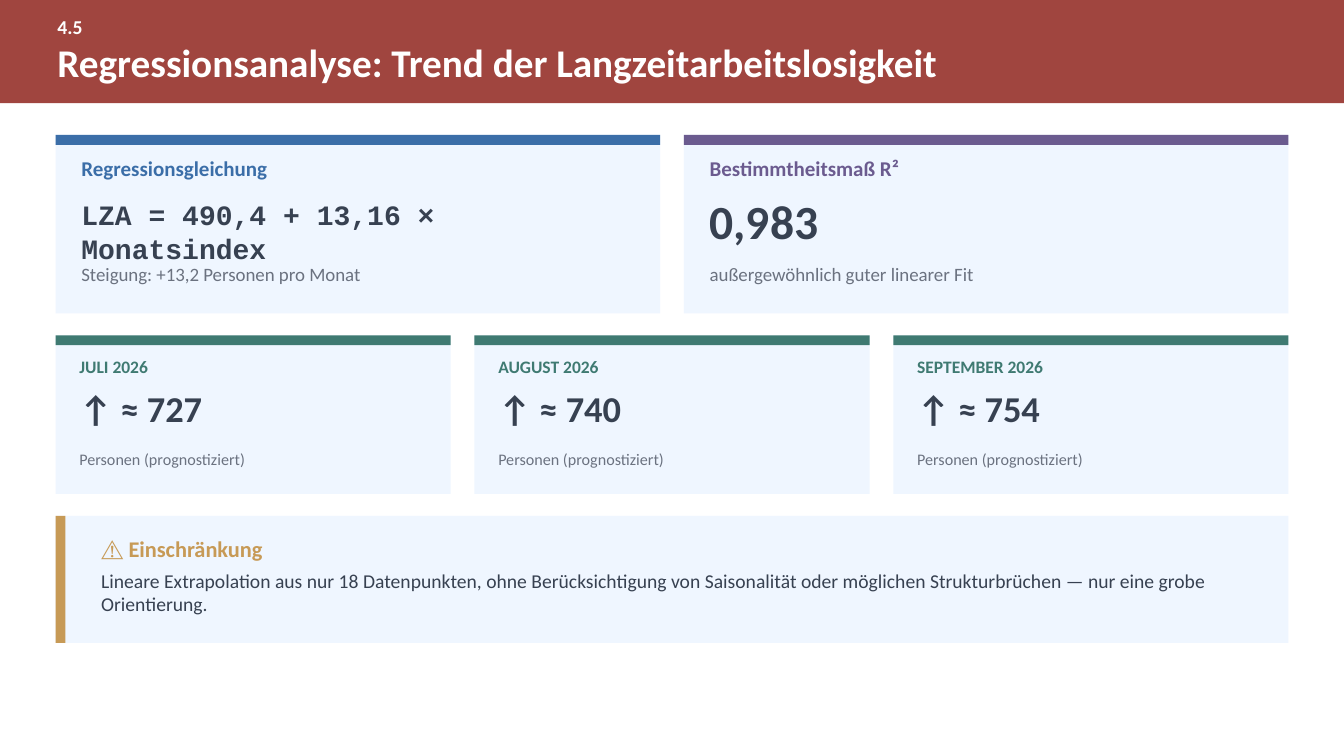
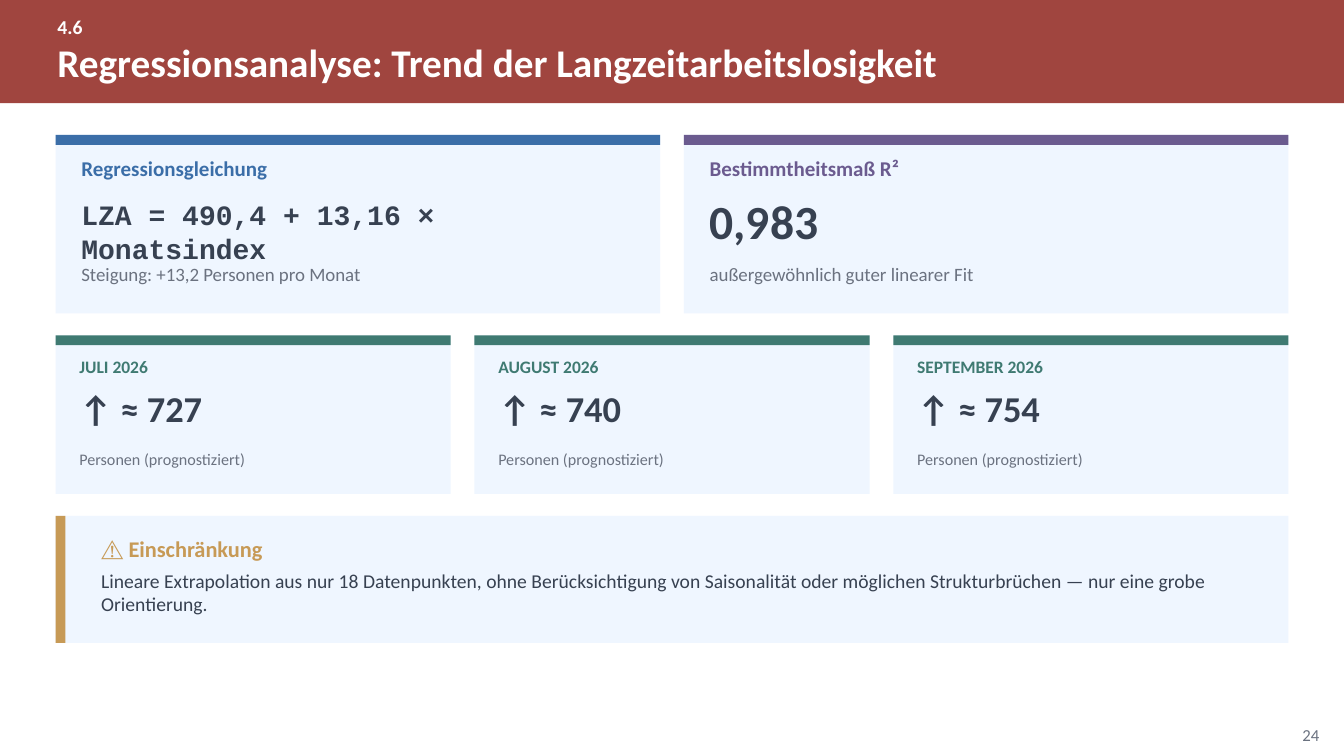
Before and after one commit to eufunk/arbeitsmarkt-regensburg, a slide deck: slide 24 of Docs/Projektpraesentation.pptx. Drawn at 1344x756 pixels with LibreOffice and Linux fonts; fonts in the diff are those of the drawing. Boxes give left, top, right and bottom in pixels: in the first picture for what was removed or moved away, otherwise in the second. Text is boxed around its words. In the diff, an @@ line names an element or a change of style, - is before the commit and + after.

```diff
--- a/Docs/Projektpraesentation.pptx
+++ b/Docs/Projektpraesentation.pptx
@@ text at (x1=57, y1=20, x2=82, y2=34): text changed @@
-4.5
+4.6
@@ page number added at (x1=1302, y1=730, x2=1319, y2=741), 12 pt, text #6B7280 @@
+24
```
Also in this commit, not shown: 63 other slides changed, 20 slides added, 1 slide removed, 28 other files.
